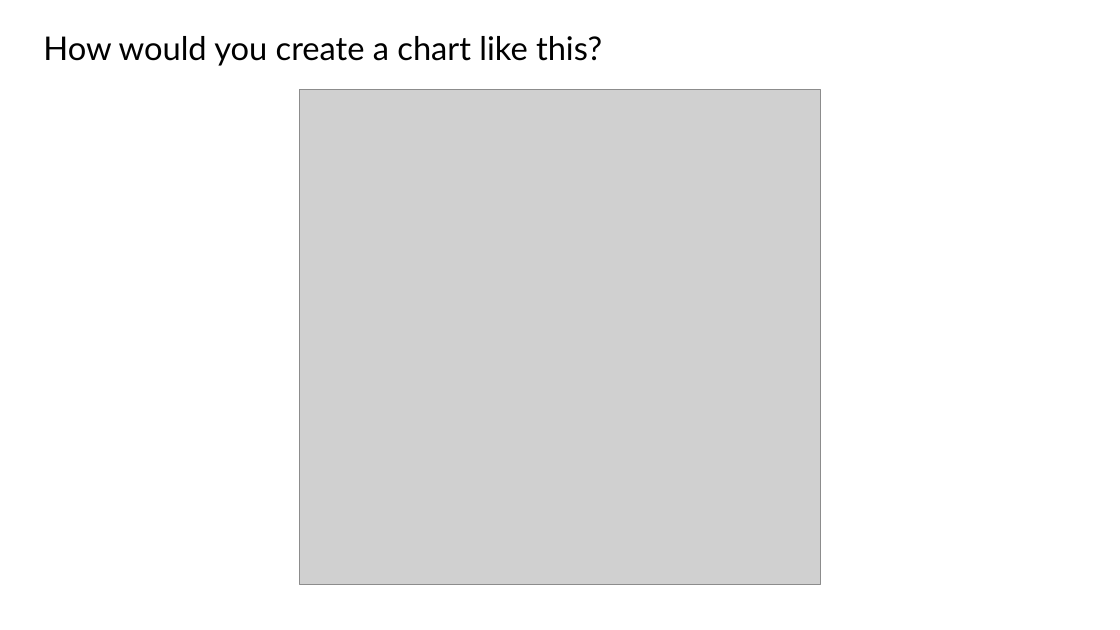
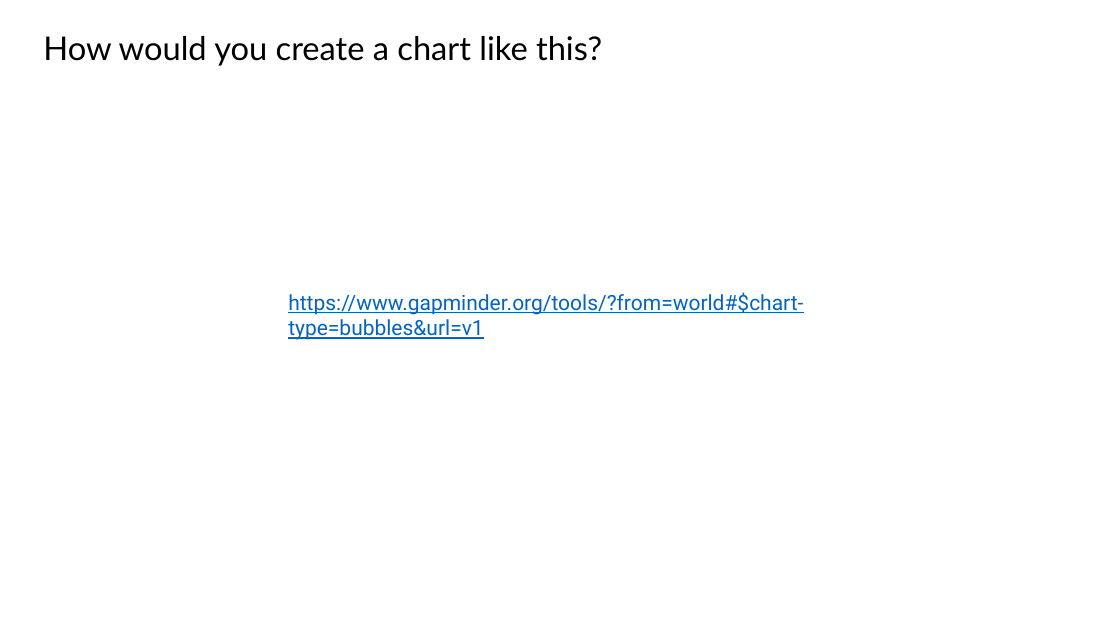
Before and after one commit to tobypenk/data-bootcamp, a slide deck: slide 5 of week 1/Session 1.pptx. Drawn at 1120x630 pixels with LibreOffice and Linux fonts; fonts in the diff are those of the drawing; grey boxes stand for pictures. Boxes give left, top, right and bottom in pixels: in the first picture for what was removed or moved away, otherwise in the second. Text is boxed around its words. In the diff, an @@ line names an element or a change of style, - is before the commit and + after.

```diff
--- a/week 1/Session 1.pptx
+++ b/week 1/Session 1.pptx
@@ picture removed at bbox=[300, 90, 821, 585] @@
@@ text added at bbox=[288, 292, 803, 340], 18 pt, text #0563C1, underline @@
+https://www.gapminder.org/tools/?from=world#$chart-type=bubbles&url=v1
```
Also in this commit, not shown: 2 other slides changed, 2 other files.
